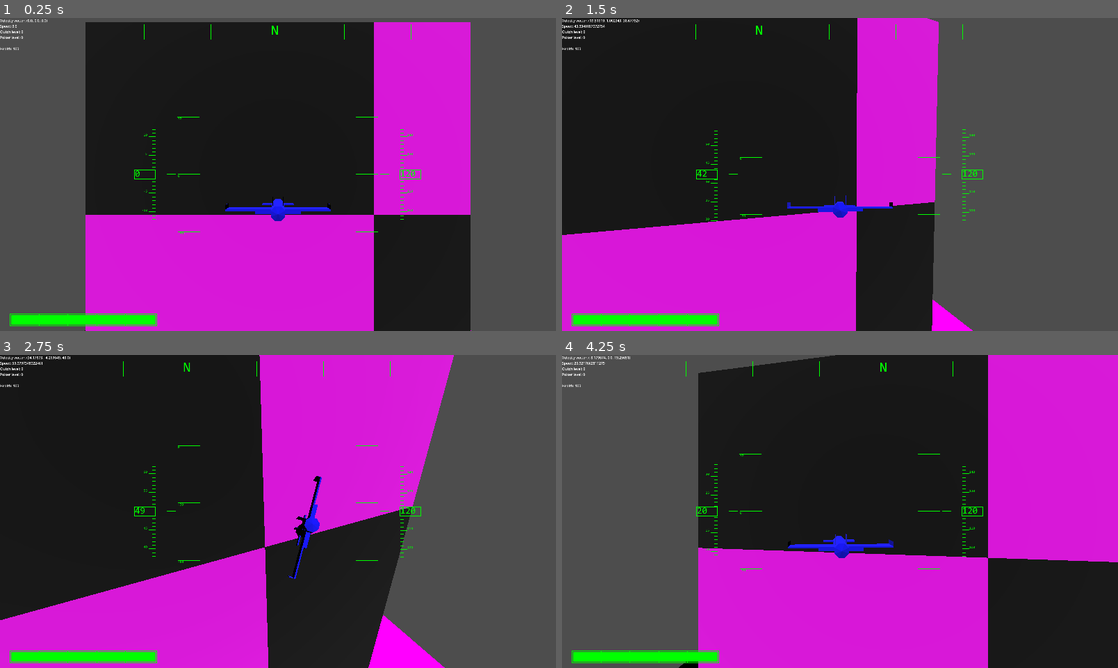
Above: before the commit, frames 1-4 (two rows, left to right).
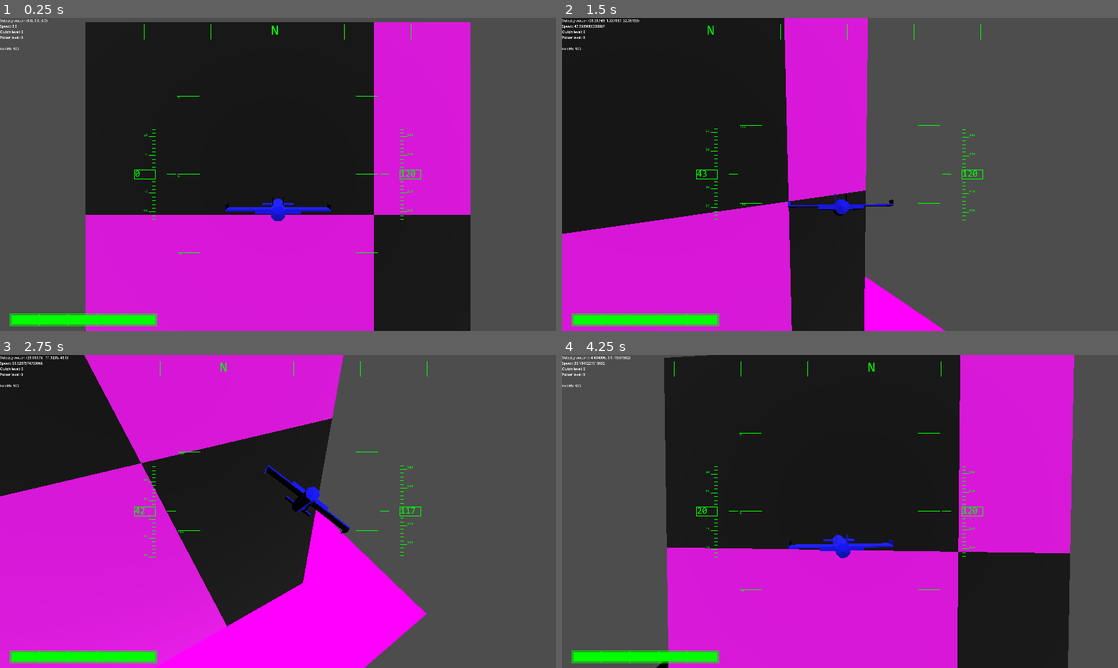
Above: after the commit, the same moments.

Repository: voidstarjms/shimmer
Game: Godot game, scene res://main.tscn
The game is run twice, just before and just after one commit, with the same random seed, the same clock (stepped at 60 frames per second) and the same inputs.
Inputs:
- Up to frame 1 (0.25 s): no input
- Up to frame 2 (1.5 s): tap Enter at 0.5 s; hold E (strafe_right) 0.53-1.28 s; tap Space (dash) at 0.6, 1.35 s; hold I (pitch_down) from 1.28 s (still down)
- Up to frame 3 (2.75 s): release I (pitch_down) at 2.03 s; hold E (strafe_right) from 2.03 s (still down); hold A (roll_ccw) from 2.03 s (still down); tap Space (dash) at 2.3 s
- Up to frame 4 (4.25 s): release E (strafe_right) at 2.78 s; release A (roll_ccw) at 2.78 s; hold K (pitch_up) 2.78-3.53 s; tap D (roll_cw) at 2.85 s; tap Space (dash) at 3.05, 3.8 s; hold Q (strafe_left) from 3.53 s (still down); hold Shift from 3.53 s (still down)

The runs differ from the first frame. In frame 1, less than 0.1% of the frame differs, in the area x 31-68%, y 24-76%; in frame 2, 26%; in frame 3, 48%, in the area x 0-82%, y 0-100%; in frame 4, 21%.

Commit message:
Reworked pitch ladder to reuse text labels efficiently

Diff:
--- a/gui.gd
+++ b/gui.gd
@@ -44,9 +44,11 @@
 	var rung_inner_width# = 0.12
 	var rung_length
 	var max_vert# = 0.375
-	var rung_count
-
-	func _init(pos : Vector2, sz : Vector2, lvl_len : float, lvl_margin : float, rung_len : float, num_rungs : int, color : Color, view_rect : Rect2) -> void:
+	var rung_spacing
+	var max_visible_rungs
+	var gap_value
+
+	func _init(pos : Vector2, sz : Vector2, lvl_len : float, lvl_margin : float, rung_len : float, rung_spc : float, gap_val : int, view_rect : Rect2) -> void:
 		position = pos
 		size = sz
 		level_mark_len = lvl_len
@@ -55,20 +57,24 @@
 		rung_outer_width = size.x / 2 - level_mark_len - lvl_margin
 		rung_inner_width = rung_outer_width - rung_len
 		max_vert = size.y / 2
-		rung_count = num_rungs
+		rung_spacing = rung_spc
+		max_visible_rungs = int(1 / rung_spacing)
+		gap_value = gap_val
 
 		# Initialize pitch marker text
 		label_list = Array()
 		var font = load("res://CONSOLA.TTF")
-		for i in rung_count:
+		for i in max_visible_rungs:
 			var label = Label.new()
-			label.text = str(90 - i * 180 / (rung_count - 1))
 			label.add_theme_font_override("font", font)
-			label.set("theme_override_colors/font_color", color)
 			label_list.append(label)
 			self.add_child(label)
 		base_label_size = view_rect.size
 		base_font_size = label_list[0].get_theme_font_size("font_size")
+
+	func set_label_color(c : Color):
+		for i in label_list:
+			i.set("theme_override_colors/font_color", c)
 
 	func construct_ladder_array(view_rect : Rect2, raw_fwd : Vector3):
 		var wx = view_rect.size.x
@@ -89,24 +95,36 @@
 
 		var center = Vector2(px + sx / 2, py + sy / 2)
 
+		for i in label_list:
+			i.visible = false
 		# Append rungs
-		var pitch_angle = pi_over_2 - acos(raw_fwd.dot(Vector3.UP))
-		for i in rung_count:
-			label_list[i].visible = false
-			var rung_angle = pitch_angle + (6.0 / (rung_count - 1) * pi_over_6 * i - pi_over_2)
+		var pitch_angle = rad_to_deg(pi_over_2 - acos(raw_fwd.dot(Vector3.UP)))
+		var base_rung_angle
+		if sign(pitch_angle) >= 0:
+			base_rung_angle = floor((pitch_angle + (gap_value * max_visible_rungs) / 2) / gap_value) * gap_value
+		else:
+			base_rung_angle = ceil((pitch_angle + (gap_value * max_visible_rungs) / 2) / gap_value) * gap_value
+		var rung_vrt_gap_modulo = fmod(pitch_angle, gap_value)
+		var rung_vrt_offset = -1000
+		for rung_ix in max_visible_rungs:
+			rung_vrt_offset = (-(int(max_visible_rungs / 2)) + rung_ix + rung_vrt_gap_modulo / gap_value) * rung_spacing
+			var snapped_rung_angle = int(base_rung_angle - gap_value * rung_ix)
+			var rung_angle = snapped_rung_angle - rung_vrt_gap_modulo
 			# Cull rung if angle is out of bounds
-			if (abs(rad_to_deg(rung_angle)) > 35):
+			if rung_angle > 90 or rung_vrt_offset < -max_vert:
 				continue
+			if rung_angle < -90 or rung_vrt_offset > max_vert:
+				break
+			var rung_vrt_vec = Vector2.UP * rung_vrt_offset * wy
 
 			var rung_outer_vec = rung_outer_width * wx * Vector2.RIGHT
 			var rung_inner_vec = rung_inner_width * wx * Vector2.RIGHT
-
-			var rung_vrt_offset = rung_angle / pi_over_4 * max_vert * wy * Vector2.UP
-			label_list[i].visible = true
-			label_list[i].position = center - rung_outer_vec - rung_vrt_offset
-
-			var rung_left = [center - rung_outer_vec - rung_vrt_offset, center - rung_inner_vec - rung_vrt_offset]
-			var rung_right = [center + rung_outer_vec - rung_vrt_offset, center + rung_inner_vec - rung_vrt_offset]
+			label_list[rung_ix].visible = true
+			label_list[rung_ix].text = str(snapped_rung_angle)
+			label_list[rung_ix].position = center - rung_outer_vec - rung_vrt_vec
+
+			var rung_left = [center - rung_outer_vec - rung_vrt_vec, center - rung_inner_vec - rung_vrt_vec]
+			var rung_right = [center + rung_outer_vec - rung_vrt_vec, center + rung_inner_vec - rung_vrt_vec]
 			ret_arr.append([rung_left, rung_right])
 
 		return ret_arr
@@ -208,7 +226,7 @@
 		var font_id : RID = label_list[0].get_theme_font("font").get_rid()
 		var ts = TextServerManager.get_primary_interface()
 		var glyph_ix = ts.font_get_glyph_index(font_id, base_font_size, "0".unicode_at(0), 0)
-		print(ts.font_get_glyph_size(font_id, Vector2i(base_font_size, base_font_size), glyph_ix))
+		#print(ts.font_get_glyph_size(font_id, Vector2i(base_font_size, base_font_size), glyph_ix))
 
 		# Default value box params
 		init_display_gap()
@@ -504,7 +522,8 @@
 func _ready() -> void:
 	var view_rect = get_viewport_rect()
 
-	pitch_ladder = PitchLadder.new(Vector2(0.3, 0.225), Vector2(0.4, 0.55), 0.016, 0.004, 0.04, 7, gui_color, view_rect)
+	pitch_ladder = PitchLadder.new(Vector2(0.3, 0.225), Vector2(0.4, 0.55), 0.016, 0.004, 0.04, 0.25, 5, view_rect)
+	pitch_ladder.set_label_color(gui_color)
 	self.add_child(pitch_ladder)
 
 	heading_indicator = HeadingGauge.new(Vector2(0.2, 0.02), Vector2(0.6, 0.05), 5, 40, gui_color)
@@ -567,9 +586,6 @@
 
 func _draw() -> void:
 	var view_rect = get_viewport_rect()
-	var wx = view_rect.size.x
-	#var wy = view_rect.size.y
-	#var view_center = Vector2(view_rect.size.x / 2, view_rect.size.y / 2)
 	var raw_fwd = -$"../../ZealousJay".transform.basis.z
 
 	# Draw pitch ladder
--- a/main.tscn
+++ b/main.tscn
@@ -57,7 +57,7 @@
 transform = Transform3D(1, 0, 0, 0, 1, 0, 0, 0, 1, 0, 120, -200)
 rotation_edit_mode = 0
 motion_mode = 0
-max_drag_decel = 0.08
+max_drag_decel = 0.16
 
 [node name="Camera3D" type="Camera3D" parent="." unique_id=540330043]
 transform = Transform3D(1, 0, 0, 0, 1, 0, 0, 0, 1, 0, 0, 4)
--- a/player.gd
+++ b/player.gd
@@ -21,6 +21,7 @@
 	$"..".poise_pos = Vector3.ZERO
 	$"..".health = $"..".max_health
 	$"..".position = start_pos
+	$"..".dash_counter = 0
 	$"..".set_inactionable_timer(30)
 
 func _ready() -> void:
--- a/player.tscn
+++ b/player.tscn
@@ -3,7 +3,24 @@
 [ext_resource type="Script" uid="uid://st5edse85hp" path="res://player.gd" id="1_4flbx"]
 [ext_resource type="PackedScene" uid="uid://ja452n35vask" path="res://shimwing_abstract.tscn" id="1_onrkg"]
 [ext_resource type="ArrayMesh" uid="uid://c2t4idourgfej" path="res://zealous_jay.obj" id="3_i3pqv"]
-[ext_resource type="AudioStream" uid="uid://dwkhtdg6shmi0" path="res://cat_yowl_boost.wav" id="4_hqtel"]
+
+[sub_resource type="Image" id="Image_i3pqv"]
+data = {
+"data": PackedByteArray(255, 0, 255, 255, 0, 0, 0, 255, 255, 0, 255, 255, 0, 0, 0, 255, 0, 0, 0, 255, 255, 0, 255, 255, 0, 0, 0, 255, 255, 0, 255, 255, 255, 0, 255, 255, 0, 0, 0, 255, 255, 0, 255, 255, 0, 0, 0, 255, 0, 0, 0, 255, 255, 0, 255, 255, 0, 0, 0, 255, 255, 0, 255, 255),
+"format": "RGBA8",
+"height": 4,
+"mipmaps": false,
+"width": 4
+}
+
+[sub_resource type="Image" id="Image_hqtel"]
+data = {
+"data": PackedByteArray(0, 0, 0, 255, 255, 0, 255, 255, 0, 0, 0, 255, 255, 0, 255, 255, 255, 0, 255, 255, 0, 0, 0, 255, 255, 0, 255, 255, 0, 0, 0, 255, 0, 0, 0, 255, 255, 0, 255, 255, 0, 0, 0, 255, 255, 0, 255, 255, 255, 0, 255, 255, 0, 0, 0, 255, 255, 0, 255, 255, 0, 0, 0, 255),
+"format": "RGBA8",
+"height": 4,
+"mipmaps": false,
+"width": 4
+}
 
 [sub_resource type="Image" id="Image_sweqy"]
 data = {
@@ -23,26 +40,8 @@
 "width": 4
 }
 
-[sub_resource type="Image" id="Image_1jxqw"]
-data = {
-"data": PackedByteArray(255, 0, 255, 255, 0, 0, 0, 255, 255, 0, 255, 255, 0, 0, 0, 255, 0, 0, 0, 255, 255, 0, 255, 255, 0, 0, 0, 255, 255, 0, 255, 255, 255, 0, 255, 255, 0, 0, 0, 255, 255, 0, 255, 255, 0, 0, 0, 255, 0, 0, 0, 255, 255, 0, 255, 255, 0, 0, 0, 255, 255, 0, 255, 255),
-"format": "RGBA8",
-"height": 4,
-"mipmaps": false,
-"width": 4
-}
-
-[sub_resource type="Image" id="Image_dw050"]
-data = {
-"data": PackedByteArray(0, 0, 0, 255, 255, 0, 255, 255, 0, 0, 0, 255, 255, 0, 255, 255, 255, 0, 255, 255, 0, 0, 0, 255, 255, 0, 255, 255, 0, 0, 0, 255, 0, 0, 0, 255, 255, 0, 255, 255, 0, 0, 0, 255, 255, 0, 255, 255, 255, 0, 255, 255, 0, 0, 0, 255, 255, 0, 255, 255, 0, 0, 0, 255),
-"format": "RGBA8",
-"height": 4,
-"mipmaps": false,
-"width": 4
-}
-
 [sub_resource type="ImageTexture3D" id="ImageTexture3D_2hs0m"]
-_images = Array[Image]([SubResource("Image_sweqy"), SubResource("Image_2hs0m"), SubResource("Image_1jxqw"), SubResource("Image_dw050")])
+_images = Array[Image]([SubResource("Image_i3pqv"), SubResource("Image_hqtel"), SubResource("Image_sweqy"), SubResource("Image_2hs0m")])
 
 [sub_resource type="StandardMaterial3D" id="StandardMaterial3D_1jxqw"]
 albedo_color = Color(0, 0, 1, 1)
@@ -66,6 +65,5 @@
 shape = SubResource("BoxShape3D_1jxqw")
 
 [node name="sfx_dash" parent="." index="6" unique_id=1046824658]
-stream = ExtResource("4_hqtel")
 volume_db = -20.789
 bus = &"Player Dash"
--- a/shimwing_abstract.gd
+++ b/shimwing_abstract.gd
@@ -55,8 +55,8 @@
 # Equipment stat upgrade base values
 const max_spd_base = 24
 const main_thrust_base = 0.2
-const vrt_thrust_base = 0.06
-const lat_thrust_base = 0.06
+const vrt_thrust_base = 0.12
+const lat_thrust_base = 0.12
 const thrust_pitch_base = 0.06
 const thrust_roll_base = 0.06
 const thrust_yaw_base = 0.06
@@ -66,7 +66,7 @@
 # Equipment stat upgrade steps
 const max_spd_step = 1
 const main_thrust_step = 0.005
-const strafe_thrust_step = 0.002
+const strafe_thrust_step = 0.004
 const rotation_thrust_step = 0.001
 const poise_spring_const_step = 0.0059
 const poise_damping_step = 0.0025
Not shown, changed: export_presets.cfg
